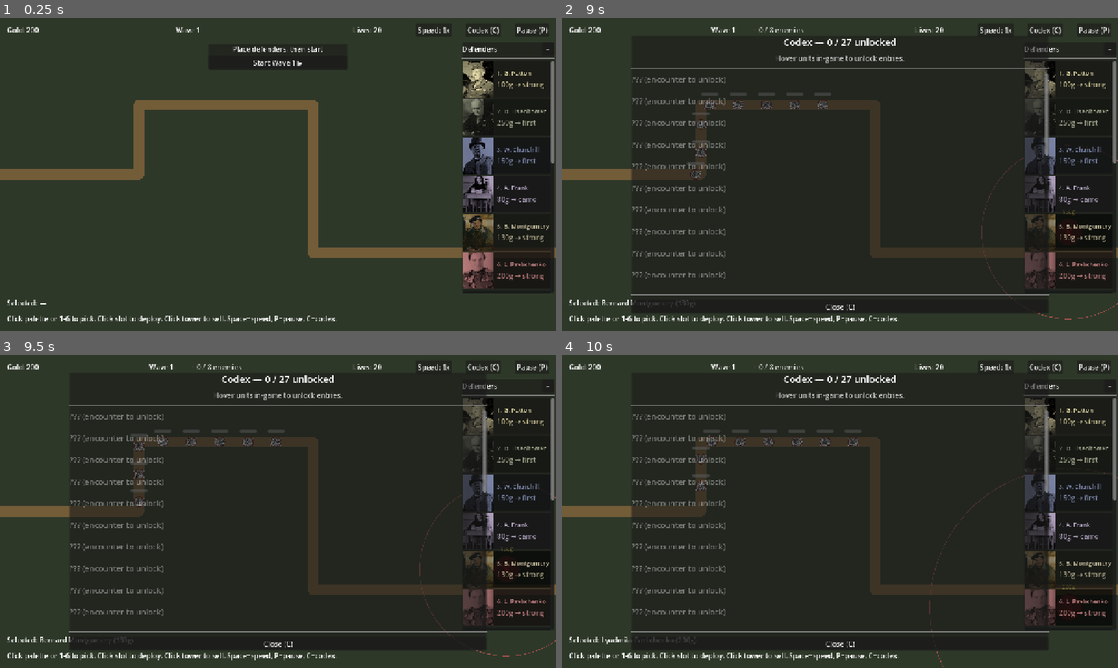
Above: before the commit, frames 1-4 (two rows, left to right).
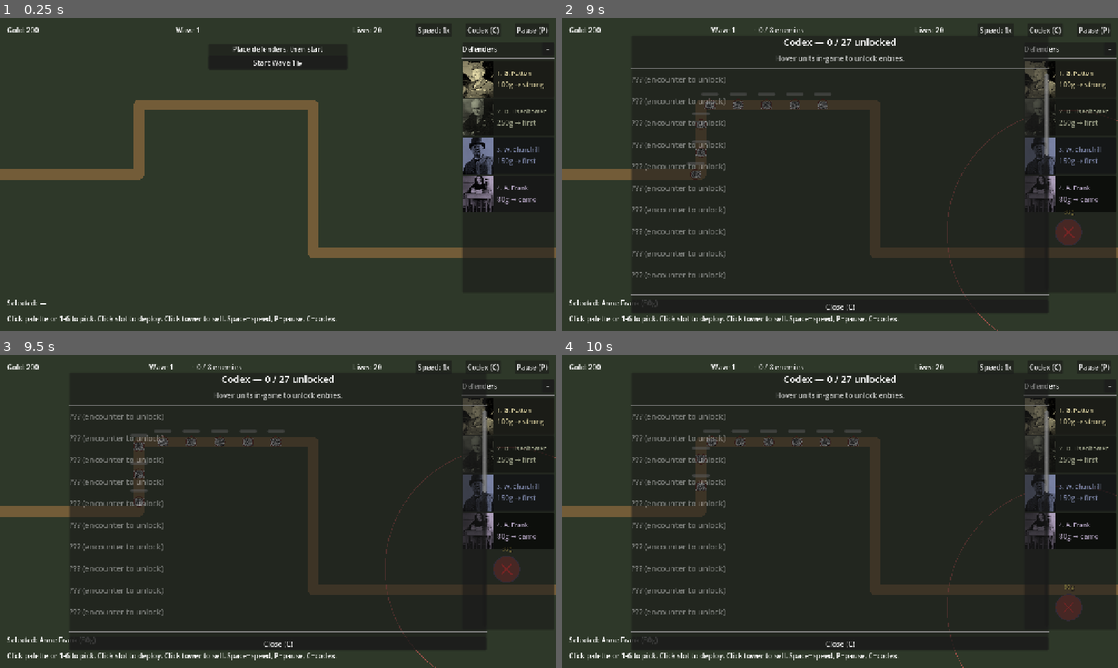
Above: after the commit, the same moments.

Repository: Josh-Buck/wwii-td
Game: Godot game, scene res://scenes/main/Main.tscn
Same seed, same stepped clock (60 frames per second), same inputs: the game is played once before the commit and once after it.
Inputs (mouse positions are in pixels of both pictures, inside the frame that each line leads up to):
- Up to frame 1 (0.25 s): no input
- Up to frame 2 (9 s): click "Start Wave 1 ▶" at 0.5 s; click "Speed: 1x" at 1.25 s; click "Speed: 2x" at 2 s; click "Speed: 4x" at 2.75 s; click "Codex (C)" at 3.5 s; click "−" at 4.25 s; click "◂" at 5 s; click (1067, 80) at 5.77 s; click (1067, 118) at 6.52 s; click (1067, 155) at 7.27 s; click (1067, 193) at 8.02 s; click (1067, 230) at 8.77 s
- Up to frame 3 (9.5 s): no input
- Up to frame 4 (10 s): click (1067, 608) at 9.52 s

The runs differ from the first frame. In frame 1, 1.6% of the frame differs, in the area x 83-100%, y 13-87%; in frame 2, 1.9%, in the area x 7-100%, y 13-100%; in frame 3, 1.9%; in frame 4, 1.8%.

Commit message:
progression: recruit + promote figures with War Effort points
Starting roster of 4 (Patton, Eisenhower, Churchill, Anne Frank); the
other 10 figures cost 5-18 WEP each to recruit. Recruited figures can be
promoted 0->3 ranks for permanent +8% damage / +5% fire rate per rank.
New Recruit Center panel on the end screen.

Also adds the 4 missing portraits (FDR, Bletchley/Turing, 101st Airborne,
Rommel).

Diff:
--- a/autoload/MetaProgress.gd
+++ b/autoload/MetaProgress.gd
@@ -3,11 +3,32 @@
 # Persistent across runs. Saved to user:// (IndexedDB on web).
 
 var war_effort_points: int = 0
-var unlocked_starting_figures: Array[StringName] = [&"patton"]
+var unlocked_starting_figures: Array[StringName] = [&"patton", &"eisenhower", &"churchill", &"anne_frank"]
+var figure_ranks: Dictionary = {}  ## StringName -> int (0..MAX_RANK)
 var unlocked_perks: Array[StringName] = []
 var codex_seen: Array[StringName] = []
 
-# Perk effects
+const MAX_RANK: int = 3
+
+# Recruit costs in War Effort points. Tiered by power level.
+const RECRUIT_COSTS: Dictionary = {
+	&"montgomery": 5,
+	&"audie_murphy": 6,
+	&"rosie": 6,
+	&"airborne_101": 8,
+	&"tuskegee": 8,
+	&"fdr": 10,
+	&"bletchley": 10,
+	&"zhukov": 12,
+	&"lemay": 14,
+	&"pavlichenko": 18,
+}
+
+# Per-rank promotion cost; each rank gives +8% damage, +5% fire rate.
+const PROMOTE_COST_BY_RANK: Array[int] = [4, 8, 14]
+const DAMAGE_PER_RANK: float = 0.08
+const FIRE_RATE_PER_RANK: float = 0.05
+
 const PERK_STARTING_GOLD_BONUS := &"starting_gold"
 const PERK_EXTRA_WALL_SLOT := &"extra_wall_slot"
 
@@ -26,6 +47,49 @@
 
 func extra_wall_slots() -> int:
 	return 1 if PERK_EXTRA_WALL_SLOT in unlocked_perks else 0
+
+func is_unlocked(figure_id: StringName) -> bool:
+	return figure_id in unlocked_starting_figures
+
+func rank_of(figure_id: StringName) -> int:
+	return int(figure_ranks.get(figure_id, 0))
+
+func next_promote_cost(figure_id: StringName) -> int:
+	var r := rank_of(figure_id)
+	if r >= MAX_RANK:
+		return -1
+	return PROMOTE_COST_BY_RANK[r]
+
+func damage_bonus_for(figure_id: StringName) -> float:
+	return 1.0 + DAMAGE_PER_RANK * rank_of(figure_id)
+
+func fire_rate_bonus_for(figure_id: StringName) -> float:
+	return 1.0 + FIRE_RATE_PER_RANK * rank_of(figure_id)
+
+func recruit_figure(figure_id: StringName) -> bool:
+	if is_unlocked(figure_id):
+		return false
+	var cost: int = int(RECRUIT_COSTS.get(figure_id, 0))
+	if cost <= 0:
+		return false
+	if not spend_war_effort(cost):
+		return false
+	unlocked_starting_figures.append(figure_id)
+	SaveSystem.save_async()
+	return true
+
+func promote_figure(figure_id: StringName) -> bool:
+	if not is_unlocked(figure_id):
+		return false
+	var r := rank_of(figure_id)
+	if r >= MAX_RANK:
+		return false
+	var cost := PROMOTE_COST_BY_RANK[r]
+	if not spend_war_effort(cost):
+		return false
+	figure_ranks[figure_id] = r + 1
+	SaveSystem.save_async()
+	return true
 
 func unlock_perk(perk_id: StringName) -> bool:
 	if perk_id in unlocked_perks:
@@ -59,12 +123,21 @@
 	return {
 		"war_effort_points": war_effort_points,
 		"unlocked_starting_figures": unlocked_starting_figures,
+		"figure_ranks": figure_ranks,
 		"unlocked_perks": unlocked_perks,
 		"codex_seen": codex_seen,
 	}
 
 func from_dict(d: Dictionary) -> void:
 	war_effort_points = d.get("war_effort_points", 0)
-	unlocked_starting_figures = d.get("unlocked_starting_figures", [&"patton"])
+	unlocked_starting_figures.clear()
+	for fig_id in [&"patton", &"eisenhower", &"churchill", &"anne_frank"]:
+		unlocked_starting_figures.append(fig_id)
+	var loaded_figs: Array = d.get("unlocked_starting_figures", [])
+	for fig in loaded_figs:
+		var sn := StringName(fig)
+		if sn not in unlocked_starting_figures:
+			unlocked_starting_figures.append(sn)
+	figure_ranks = d.get("figure_ranks", {})
 	unlocked_perks = d.get("unlocked_perks", [])
 	codex_seen = d.get("codex_seen", [])
--- a/data/enemies/rommel.tres
+++ b/data/enemies/rommel.tres
@@ -1,9 +1,11 @@
-[gd_resource type="Resource" script_class="EnemyStats" load_steps=2 format=3]
+[gd_resource type="Resource" script_class="EnemyStats" load_steps=3 format=3]
 
 [ext_resource type="Script" path="res://scripts/resources/enemy_stats.gd" id="1"]
+[ext_resource type="Texture2D" path="res://art/enemies/rommel.jpg" id="2"]
 
 [resource]
 script = ExtResource("1")
+portrait = ExtResource("2")
 id = &"rommel"
 display_name = "Erwin Rommel"
 color = Color(0.55, 0.45, 0.35, 1)
--- a/data/towers/airborne_101.tres
+++ b/data/towers/airborne_101.tres
@@ -1,9 +1,11 @@
-[gd_resource type="Resource" script_class="TowerStats" load_steps=2 format=3]
+[gd_resource type="Resource" script_class="TowerStats" load_steps=3 format=3]
 
 [ext_resource type="Script" path="res://scripts/resources/tower_stats.gd" id="1"]
+[ext_resource type="Texture2D" path="res://art/figures/airborne_101.jpg" id="2"]
 
 [resource]
 script = ExtResource("1")
+portrait = ExtResource("2")
 id = &"airborne_101"
 display_name = "101st Airborne (Bastogne)"
 faction = &"us"
--- a/data/towers/bletchley.tres
+++ b/data/towers/bletchley.tres
@@ -1,9 +1,11 @@
-[gd_resource type="Resource" script_class="TowerStats" load_steps=2 format=3]
+[gd_resource type="Resource" script_class="TowerStats" load_steps=3 format=3]
 
 [ext_resource type="Script" path="res://scripts/resources/tower_stats.gd" id="1"]
+[ext_resource type="Texture2D" path="res://art/figures/bletchley.jpg" id="2"]
 
 [resource]
 script = ExtResource("1")
+portrait = ExtResource("2")
 id = &"bletchley"
 display_name = "Bletchley Park (Turing)"
 faction = &"uk"
--- a/data/towers/fdr.tres
+++ b/data/towers/fdr.tres
@@ -1,9 +1,11 @@
-[gd_resource type="Resource" script_class="TowerStats" load_steps=2 format=3]
+[gd_resource type="Resource" script_class="TowerStats" load_steps=3 format=3]
 
 [ext_resource type="Script" path="res://scripts/resources/tower_stats.gd" id="1"]
+[ext_resource type="Texture2D" path="res://art/figures/fdr.jpg" id="2"]
 
 [resource]
 script = ExtResource("1")
+portrait = ExtResource("2")
 id = &"fdr"
 display_name = "Franklin D. Roosevelt"
 faction = &"us"
--- a/scenes/map/Map.gd
+++ b/scenes/map/Map.gd
@@ -56,6 +56,7 @@
 			load("res://data/towers/lemay.tres"),
 			load("res://data/towers/tuskegee.tres"),
 		]
+	available_towers = _filter_unlocked(available_towers)
 	if enemy_set.is_empty():
 		enemy_set = {
 			&"wehrmacht_infantry": load("res://data/enemies/wehrmacht_infantry.tres"),
@@ -148,6 +149,15 @@
 				_place_tower_at(pos, selected_tower_stats)
 				get_viewport().set_input_as_handled()
 
+func _filter_unlocked(towers: Array) -> Array:
+	var out: Array = []
+	for t in towers:
+		if t == null:
+			continue
+		if MetaProgress.is_unlocked(t.id):
+			out.append(t)
+	return out
+
 func _select_tower_index(idx: int) -> void:
 	if idx < 0 or idx >= available_towers.size():
 		return
--- a/scenes/towers/Tower.gd
+++ b/scenes/towers/Tower.gd
@@ -142,6 +142,7 @@
 	var dmg := stats.damage
 	for step in _active_upgrade_steps():
 		dmg *= step.get("damage_mult", 1.0)
+	dmg *= MetaProgress.damage_bonus_for(stats.id)
 	return dmg
 
 func effective_fire_rate() -> float:
@@ -150,6 +151,7 @@
 	var rate := stats.fire_rate
 	for step in _active_upgrade_steps():
 		rate *= step.get("fire_rate_mult", 1.0)
+	rate *= MetaProgress.fire_rate_bonus_for(stats.id)
 	var multiplier := 1.0 + AdjacencySystem.RATE_BONUS_PER_BUFF * active_buffs.size()
 	for source in aura_buffs.values():
 		multiplier += source.get("fire_rate_bonus", 0.0)
--- a/scenes/ui/HUD.gd
+++ b/scenes/ui/HUD.gd
@@ -11,7 +11,12 @@
 @onready var end_total_label: Label = $EndScreen/Panel/VBox/TotalLabel
 @onready var end_stats_label: Label = $EndScreen/Panel/VBox/StatsLabel
 @onready var end_perk_btn: Button = $EndScreen/Panel/VBox/PerkButton
+@onready var end_recruit_btn: Button = $EndScreen/Panel/VBox/RecruitButton
 @onready var end_restart_btn: Button = $EndScreen/Panel/VBox/RestartButton
+@onready var recruit_screen: Control = $RecruitScreen
+@onready var recruit_wep_label: Label = $RecruitScreen/Panel/VBox/WepLabel
+@onready var recruit_roster_list: VBoxContainer = $RecruitScreen/Panel/VBox/Scroll/RosterList
+@onready var recruit_close_btn: Button = $RecruitScreen/Panel/VBox/CloseButton
 @onready var hint_label: Label = $HintLabel
 @onready var selection_label: Label = $SelectionLabel
 @onready var tooltip: PanelContainer = $Tooltip
@@ -137,7 +142,10 @@
 	speed_btn.pressed.connect(_cycle_speed)
 	_apply_speed()
 	end_perk_btn.pressed.connect(_on_perk_btn_pressed)
+	end_recruit_btn.pressed.connect(_open_recruit_screen)
 	end_restart_btn.pressed.connect(_on_restart_pressed)
+	recruit_close_btn.pressed.connect(_close_recruit_screen)
+	recruit_screen.visible = false
 	EventBus.map_ready.connect(_on_map_ready)
 	sidebar_collapse_btn.pressed.connect(_toggle_sidebar)
 	sidebar_tab.pressed.connect(_toggle_sidebar)
@@ -887,6 +895,118 @@
 		end_total_label.text = "Total War Effort: %d" % MetaProgress.war_effort_points
 		_refresh_perk_button()
 
+const _RECRUIT_ROSTER: Array[String] = [
+	"res://data/towers/montgomery.tres",
+	"res://data/towers/audie_murphy.tres",
+	"res://data/towers/rosie.tres",
+	"res://data/towers/airborne_101.tres",
+	"res://data/towers/tuskegee.tres",
+	"res://data/towers/fdr.tres",
+	"res://data/towers/bletchley.tres",
+	"res://data/towers/zhukov.tres",
+	"res://data/towers/lemay.tres",
+	"res://data/towers/pavlichenko.tres",
+]
+const _STARTING_ROSTER: Array[String] = [
+	"res://data/towers/patton.tres",
+	"res://data/towers/eisenhower.tres",
+	"res://data/towers/churchill.tres",
+	"res://data/towers/anne_frank.tres",
+]
+
+func _open_recruit_screen() -> void:
+	recruit_screen.visible = true
+	_refresh_recruit_screen()
+
+func _close_recruit_screen() -> void:
+	recruit_screen.visible = false
+
+func _refresh_recruit_screen() -> void:
+	recruit_wep_label.text = "War Effort: %d" % MetaProgress.war_effort_points
+	for c in recruit_roster_list.get_children():
+		c.queue_free()
+	# Starting roster first (always unlocked, can be promoted)
+	for path in _STARTING_ROSTER:
+		var stats: Resource = load(path)
+		if stats:
+			recruit_roster_list.add_child(_build_recruit_row(stats))
+	# Then the rest of the roster (locked + recruited)
+	for path in _RECRUIT_ROSTER:
+		var stats: Resource = load(path)
+		if stats:
+			recruit_roster_list.add_child(_build_recruit_row(stats))
+
+func _build_recruit_row(stats: Resource) -> PanelContainer:
+	var panel := PanelContainer.new()
+	panel.size_flags_horizontal = Control.SIZE_EXPAND_FILL
+	var hbox := HBoxContainer.new()
+	hbox.add_theme_constant_override("separation", 10)
+	hbox.size_flags_horizontal = Control.SIZE_EXPAND_FILL
+	panel.add_child(hbox)
+	# Portrait
+	if stats.portrait != null:
+		var tex := TextureRect.new()
+		tex.texture = stats.portrait
+		tex.expand_mode = TextureRect.EXPAND_FIT_WIDTH_PROPORTIONAL
+		tex.stretch_mode = TextureRect.STRETCH_KEEP_ASPECT_COVERED
+		tex.custom_minimum_size = Vector2(56, 56)
+		hbox.add_child(tex)
+	# Name + status
+	var vbox := VBoxContainer.new()
+	vbox.size_flags_horizontal = Control.SIZE_EXPAND_FILL
+	vbox.size_flags_vertical = Control.SIZE_SHRINK_CENTER
+	hbox.add_child(vbox)
+	var name_lbl := Label.new()
+	name_lbl.text = stats.display_name
+	name_lbl.add_theme_font_size_override("font_size", 15)
+	vbox.add_child(name_lbl)
+	var unlocked := MetaProgress.is_unlocked(stats.id)
+	var rank := MetaProgress.rank_of(stats.id)
+	var status_lbl := Label.new()
+	if unlocked:
+		var rank_str: String = "Rank %d / %d" % [rank, MetaProgress.MAX_RANK]
+		if rank > 0:
+			rank_str += "  ·  +%d%% dmg  ·  +%d%% rate" % [
+				int(MetaProgress.DAMAGE_PER_RANK * rank * 100),
+				int(MetaProgress.FIRE_RATE_PER_RANK * rank * 100),
+			]
+		status_lbl.text = rank_str
+		status_lbl.modulate = Color(0.8, 1.0, 0.8, 1.0)
+	else:
+		status_lbl.text = "Locked"
+		status_lbl.modulate = Color(1.0, 0.6, 0.6, 1.0)
+	status_lbl.add_theme_font_size_override("font_size", 12)
+	vbox.add_child(status_lbl)
+	# Action button (recruit or promote)
+	var btn := Button.new()
+	btn.custom_minimum_size = Vector2(220, 48)
+	btn.size_flags_vertical = Control.SIZE_SHRINK_CENTER
+	if not unlocked:
+		var cost: int = int(MetaProgress.RECRUIT_COSTS.get(stats.id, 0))
+		btn.text = "Recruit  (%d WEP)" % cost
+		btn.disabled = MetaProgress.war_effort_points < cost
+		btn.pressed.connect(_on_recruit_pressed.bind(stats.id))
+	elif rank >= MetaProgress.MAX_RANK:
+		btn.text = "Max Rank"
+		btn.disabled = true
+	else:
+		var cost: int = MetaProgress.next_promote_cost(stats.id)
+		btn.text = "Promote to Rank %d  (%d WEP)" % [rank + 1, cost]
+		btn.disabled = MetaProgress.war_effort_points < cost
+		btn.pressed.connect(_on_promote_pressed.bind(stats.id))
+	hbox.add_child(btn)
+	return panel
+
+func _on_recruit_pressed(figure_id: StringName) -> void:
+	if MetaProgress.recruit_figure(figure_id):
+		_refresh_recruit_screen()
+		end_total_label.text = "Total War Effort: %d" % MetaProgress.war_effort_points
+
+func _on_promote_pressed(figure_id: StringName) -> void:
+	if MetaProgress.promote_figure(figure_id):
+		_refresh_recruit_screen()
+		end_total_label.text = "Total War Effort: %d" % MetaProgress.war_effort_points
+
 func _on_restart_pressed() -> void:
 	end_screen.visible = false
 	_speed_idx = 0
--- a/scenes/ui/HUD.tscn
+++ b/scenes/ui/HUD.tscn
@@ -456,5 +456,56 @@
 [node name="PerkButton" type="Button" parent="EndScreen/Panel/VBox"]
 text = "Buy: +100 starting gold (10 WEP)"
 
+[node name="RecruitButton" type="Button" parent="EndScreen/Panel/VBox"]
+text = "Recruit Center"
+
 [node name="RestartButton" type="Button" parent="EndScreen/Panel/VBox"]
 text = "Restart"
+
+[node name="RecruitScreen" type="Control" parent="."]
+visible = false
+offset_right = 1280.0
+offset_bottom = 720.0
+mouse_filter = 0
+
+[node name="Background" type="ColorRect" parent="RecruitScreen"]
+offset_right = 1280.0
+offset_bottom = 720.0
+color = Color(0, 0, 0, 0.78)
+
+[node name="Panel" type="PanelContainer" parent="RecruitScreen"]
+offset_left = 180.0
+offset_top = 60.0
+offset_right = 1100.0
+offset_bottom = 660.0
+
+[node name="VBox" type="VBoxContainer" parent="RecruitScreen/Panel"]
+theme_override_constants/separation = 8
+
+[node name="Title" type="Label" parent="RecruitScreen/Panel/VBox"]
+text = "Recruit Center"
+horizontal_alignment = 1
+theme_override_font_sizes/font_size = 28
+
+[node name="WepLabel" type="Label" parent="RecruitScreen/Panel/VBox"]
+text = "War Effort: 0"
+horizontal_alignment = 1
+modulate = Color(1, 0.9, 0.5, 1)
+
+[node name="HintLabel" type="Label" parent="RecruitScreen/Panel/VBox"]
+text = "Recruit new figures or promote ones you've already unlocked. Each rank: +8% damage, +5% fire rate."
+horizontal_alignment = 1
+modulate = Color(0.8, 0.8, 0.8, 1)
+
+[node name="HSep" type="HSeparator" parent="RecruitScreen/Panel/VBox"]
+
+[node name="Scroll" type="ScrollContainer" parent="RecruitScreen/Panel/VBox"]
+custom_minimum_size = Vector2(0, 440)
+size_flags_vertical = 3
+
+[node name="RosterList" type="VBoxContainer" parent="RecruitScreen/Panel/VBox/Scroll"]
+size_flags_horizontal = 3
+theme_override_constants/separation = 6
+
+[node name="CloseButton" type="Button" parent="RecruitScreen/Panel/VBox"]
+text = "Back"
Binary file added: art/enemies/rommel.jpg
Not shown, added: art/enemies/rommel.jpg.import
Binary file added: art/figures/airborne_101.jpg
Not shown, added: art/figures/airborne_101.jpg.import
Binary file added: art/figures/bletchley.jpg
Not shown, added: art/figures/bletchley.jpg.import
Binary file added: art/figures/fdr.jpg
Not shown, added: art/figures/fdr.jpg.import
Not shown, changed: CREDITS.md
